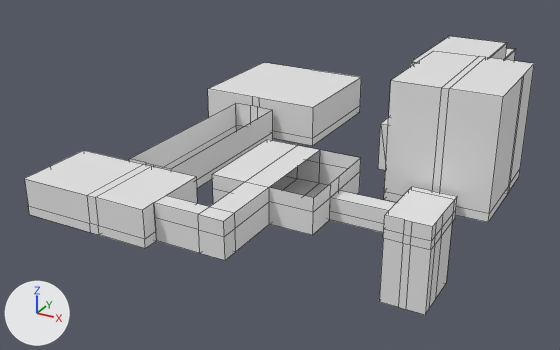
A saved change to the FBX model PigeonTheGame/Assets/LevelBlockOut.fbx.
Before and after are seen from a 50 mm lens placed at (182.0, -751.0, 215.0), pointed at (-93.0, -250.0, -36.0). The lights are fixed; the arrows at lower left show +X, +Y and +Z. Mesh edges are drawn as thin lines. Materials are left out; every surface is plain grey. Where no turn or scale is listed for an object, it has been applied to the vertices. Vertices at the same position are counted once.
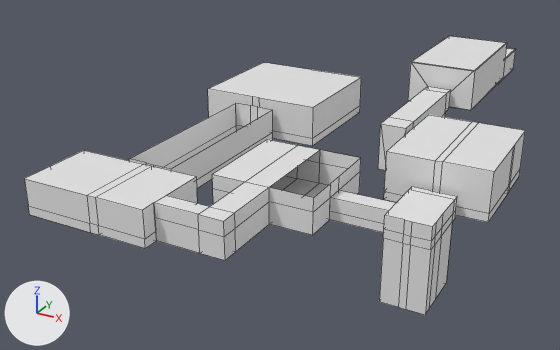
Scene script edits in JSON lines:
```json
{"block": "me_cube_001", "where": "me_cube_001.from_pydata(...)  # 321 vertices, 287 faces; spans x -181.0..85.0, y -430.0..22.0, z -59.0..71.0"}
{"block": "me_cube_001", "where": "# used by ob_cube_001; location = (0.0, 0.0, 0.0)"}
{"block": "me_cube_001", "change": "me_cube_001 part 1: all 12 vertices in x 14.0..85.0, y -297.0..-213.0, z 71.0 are moved by (0.0, 0.0, -49.0)"}
```

Where the change shows, as pixel boxes (x1, y1, x2, y2) in the pictures (560 x 350 px; the box of a moved part takes in the faces that stretch with it):
```json
{"object": "Cube.001", "change": "reshaped", "before": [25, 36, 534, 315], "after": [25, 36, 525, 315]}
{"part": 1, "of": "me_cube_001", "change": "moved or reshaped", "before": [384, 51, 534, 214], "after": [384, 115, 525, 214]}
```
